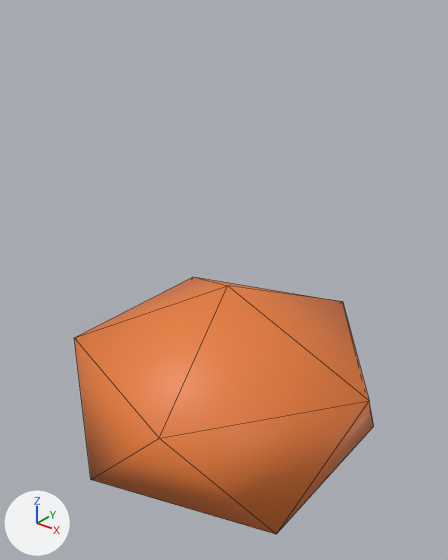
The Blender file examples/bevy_gltf_blueprints/multiple_levels_multiple_blendfiles/art/common.blend: old version first, new version second.
Rendered twice from a 50 mm camera at (1.9, -2.41, 2.17) aimed at (-0.02, -0.01, 0.68). Every picture has the same lights, and +X, +Y and +Z are marked at lower left. Mesh edges are drawn as thin lines. The same objects are shown in both versions, whatever each file hides.
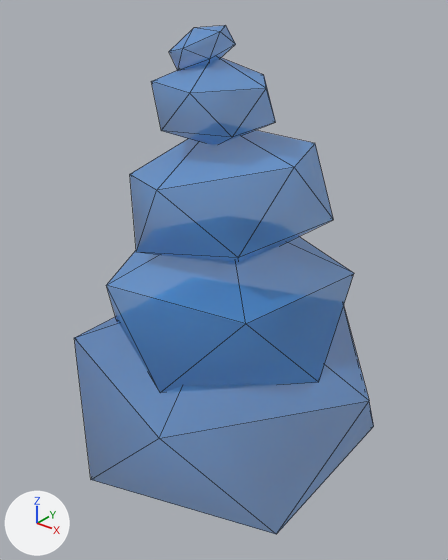
Changed parts and their boxes (x1, y1, x2, y2) in the pictures (448 x 560 px):
'Icosphere', recoloured, surface changed, shading changed (orange to blue)
    both: (74, 277, 374, 534)
'Rock.001', added
    after: (106, 237, 354, 393)
'Rock.002', added
    after: (130, 130, 333, 262)
'Rock.003', added
    after: (151, 58, 276, 144)
'Rock.004', added
    after: (169, 25, 236, 71)
part 1 of me_icosphere_001, shading changed
    before: (74, 277, 374, 534)
    after: (74, 25, 374, 534)

The change, as a list of edits to the scene's bpy script:
```text
Change mat_rock:
    mat_rock.base_color: (0.8, 0.202, 0.0409) -> (0.0555, 0.317, 0.801)  # orange #e77c39 -> blue #4399e7
    mat_rock.roughness: 0.5 -> 0.732
    mat_rock.alpha: 1.0 -> 0.491
Change me_icosphere_001:
    where me_icosphere_001.from_pydata(...)  # 12 vertices, 20 faces; spans x -0.89..0.89, y -0.85..0.85, z -1.0..1.0
    used by ob_icosphere; location = (0.0, 0.0, 0.0); scale = (1.0, 1.0, 0.646)
    me_icosphere_001 part 1: edges marked sharp go from 0 to 10
Add col_rock:
    col_rock = bpy.data.collections.new('Rock')
    col_rock.objects.link(ob_icosphere)
Add ob_rock_004:
    ob_rock_004 = bpy.data.objects.new('Rock.004', None)
    ob_rock_004.location = (-0.052, -0.13, 1.887)
    ob_rock_004.rotation_euler = (-0.388, 0.0398, 2.385)  # degrees (-22, 2.3, 137)
    ob_rock_004.scale = (0.173, 0.169, 0.142)
    ob_rock_004.instance_type = 'COLLECTION'
    ob_rock_004.instance_collection = col_rock
Add ob_rock_003:
    ob_rock_003 = bpy.data.objects.new('Rock.003', None)
    ob_rock_003.location = (0.008, -0.117, 1.652)
    ob_rock_003.rotation_euler = (0.0221, -0.0226, 1.272)  # degrees (1.3, -1.3, 73)
    ob_rock_003.scale = (0.323, 0.323, 0.323)
    ob_rock_003.instance_type = 'COLLECTION'
    ob_rock_003.instance_collection = col_rock
Add ob_rock_002:
    ob_rock_002 = bpy.data.objects.new('Rock.002', None)
    ob_rock_002.location = (0.0, 0.0, 1.161)
    ob_rock_002.rotation_euler = (-0.155, -0.114, 1.034)  # degrees (-8.9, -6.5, 59)
    ob_rock_002.scale = (0.586, 0.586, 0.586)
    ob_rock_002.instance_type = 'COLLECTION'
    ob_rock_002.instance_collection = col_rock
Add ob_rock_001:
    ob_rock_001 = bpy.data.objects.new('Rock.001', None)
    ob_rock_001.location = (0.0, 0.0, 0.572)
    ob_rock_001.rotation_euler = (0.0, 0.0, 0.472)  # degrees (0, 0, 27)
    ob_rock_001.scale = (0.75, 0.75, 0.75)
    ob_rock_001.instance_type = 'COLLECTION'
    ob_rock_001.instance_collection = col_rock
```
